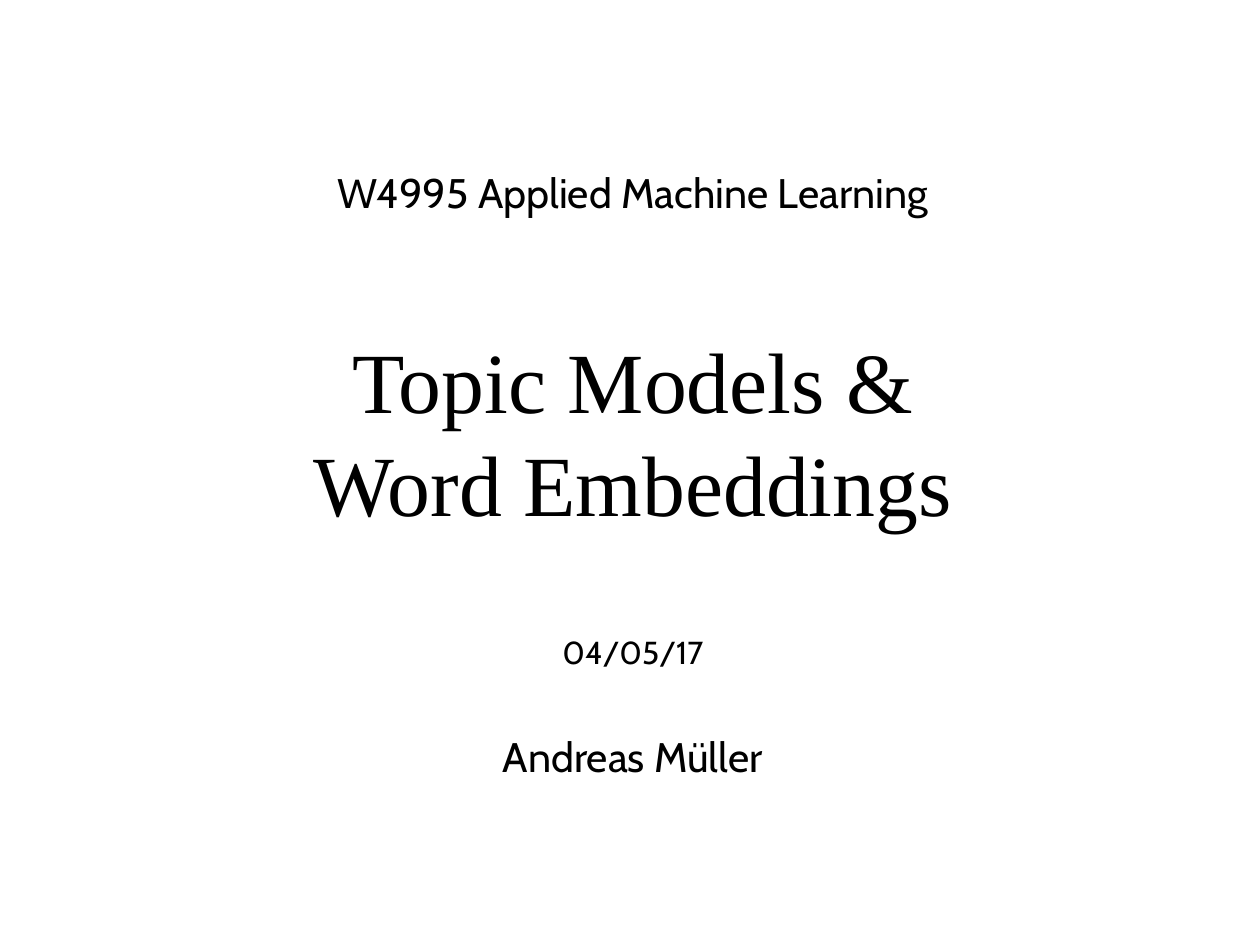
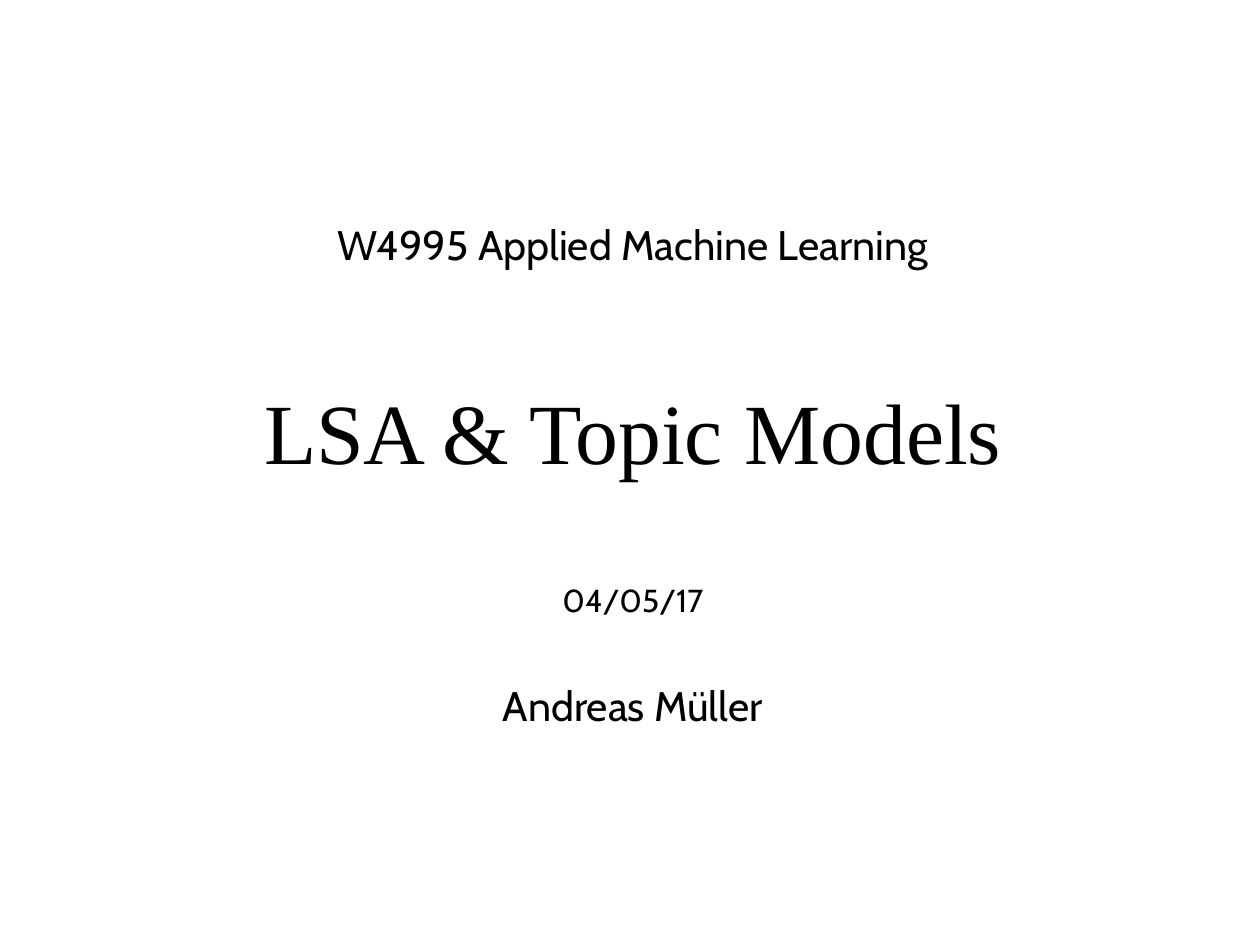
Before and after one commit to amueller/applied_ml_spring_2017, a slide deck: slide 1 of slides/aml-20-040517.odp. Drawn at 1260x945 pixels with LibreOffice and Linux fonts; fonts in the diff are those of the drawing. Boxes give left, top, right and bottom in pixels: in the first picture for what was removed or moved away, otherwise in the second. Text is boxed around its words. In the diff, an @@ line names an element or a change of style, - is before the commit and + after.

```diff
--- a/slides/aml-20-040517.odp
+++ b/slides/aml-20-040517.odp
@@ text at [264,404,1001,480]: text changed @@
-Topic Models &
-Word Embeddings
+LSA & Topic Models
```
Also in this commit, not shown: 1 other slide changed, 15 slides added, 1 slide removed, 1 other file.
